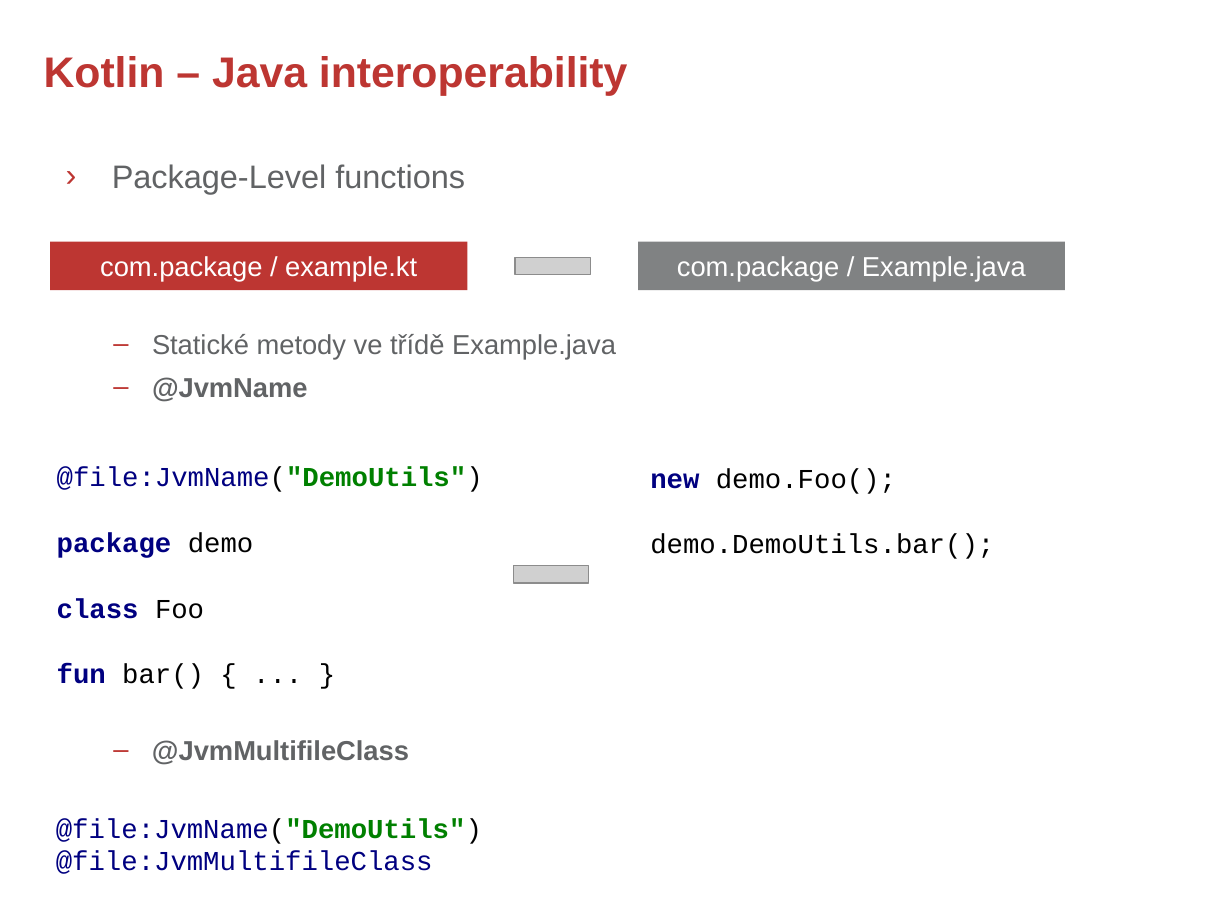
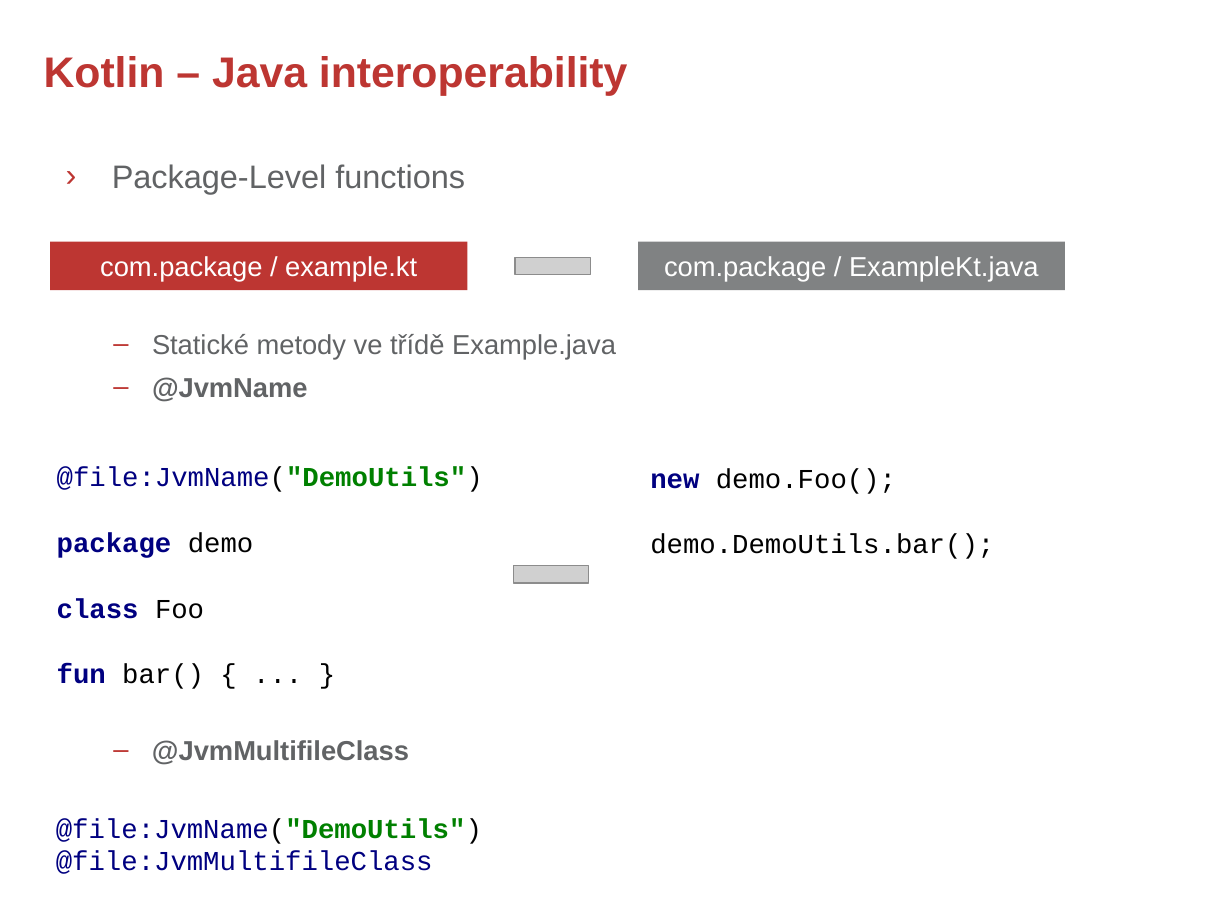
Before and after one commit to rokusjar/KotlinSkoleni, a slide deck: slide 4 of slides/Kotlin - 2. Java Interoperability.pptx. Drawn at 1232x924 pixels with LibreOffice and Linux fonts; fonts in the diff are those of the drawing; grey boxes stand for pictures; background and template pictures are left out. Boxes give left, top, right and bottom in pixels: in the first picture for what was removed or moved away, otherwise in the second. Text is boxed around its words. In the diff, an @@ line names an element or a change of style, - is before the commit and + after.

Commit message:
kotlin advanced - interoperability slides fix

```diff
--- a/slides/Kotlin - 2. Java Interoperability.pptx
+++ b/slides/Kotlin - 2. Java Interoperability.pptx
@@ text in rectangle at box(664, 256, 1039, 282): text changed @@
-com.package / Example.java
+com.package / ExampleKt.java
```
